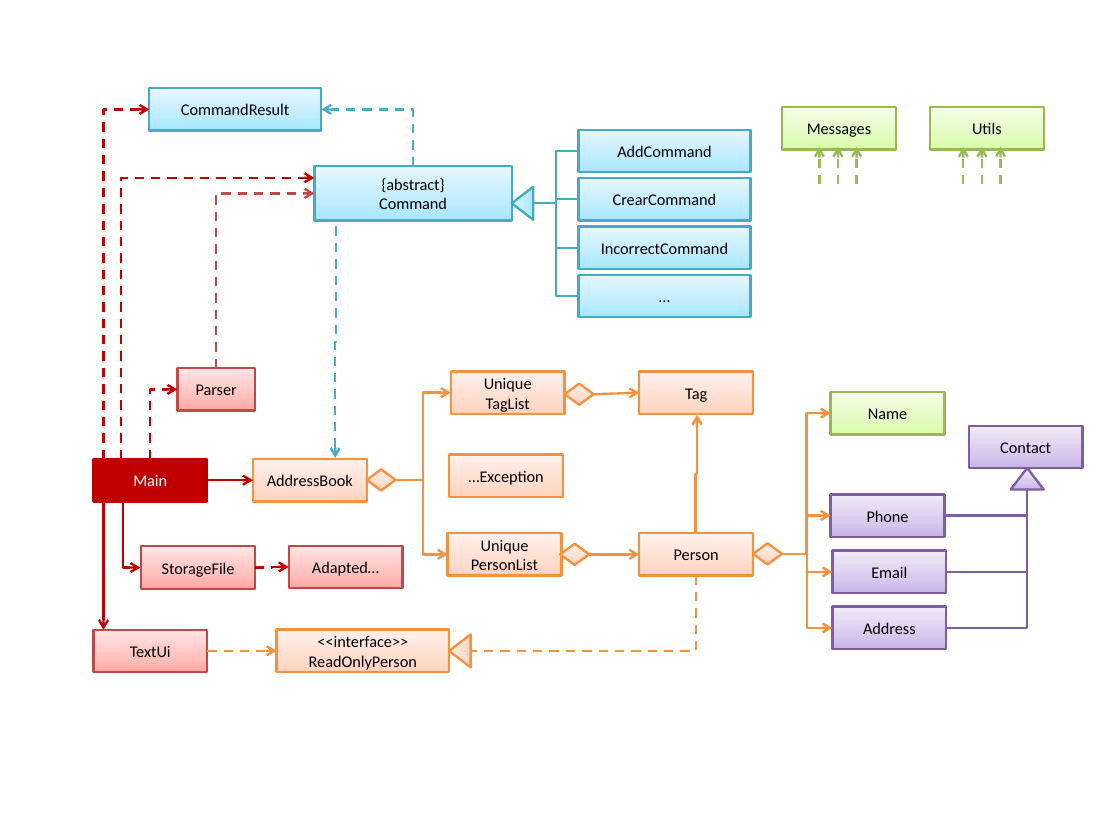
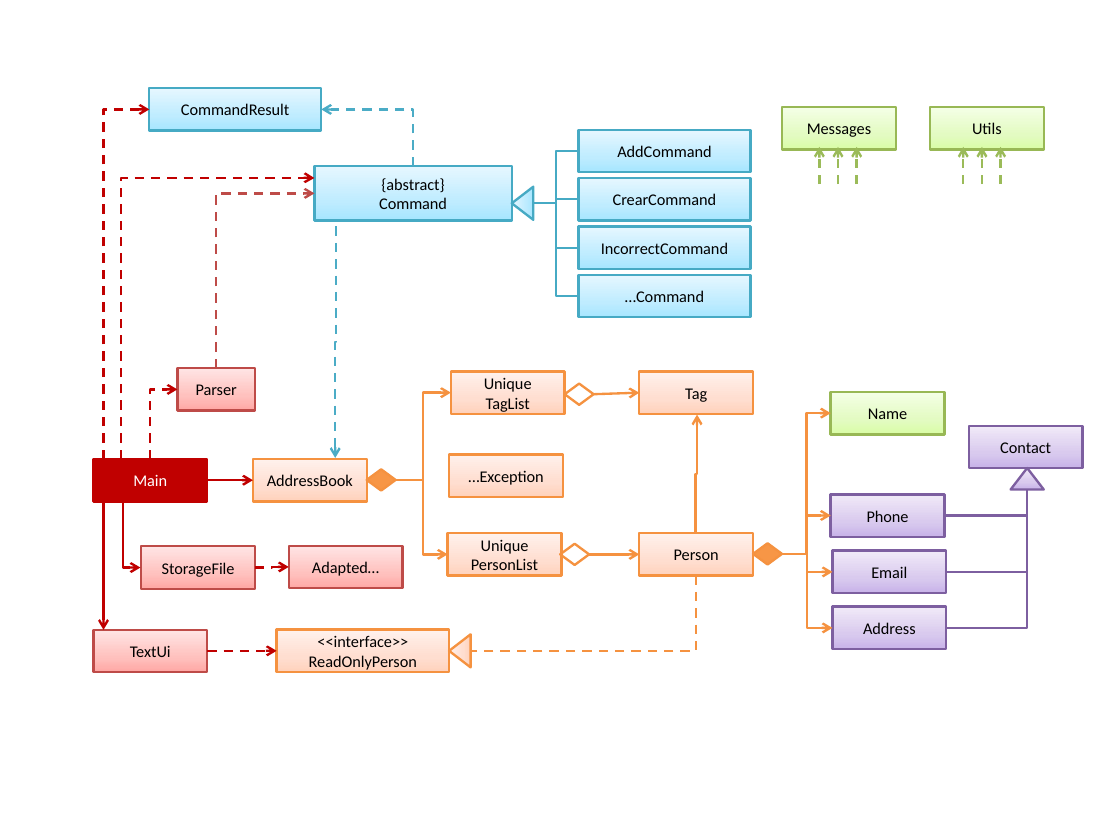
Before and after one commit to se-edu/addressbook-level2, a slide deck: slide 2 of doc/Diagrams.pptx. Drawn at 1120x840 pixels with LibreOffice and Linux fonts; fonts in the diff are those of the drawing. Boxes give left, top, right and bottom in pixels: in the first picture for what was removed or moved away, otherwise in the second. Text is boxed around its words. In the diff, an @@ line names an element or a change of style, - is before the commit and + after.

```diff
--- a/doc/Diagrams.pptx
+++ b/doc/Diagrams.pptx
@@ text in rectangle at [625,290,704,302]: text changed @@
-…
+…Command
@@ diamond at [564,384,594,405]: fill gradient #FFD2BD to #FFDED0 to #FFF2ED to none @@
@@ diamond at [366,469,395,491]: fill gradient #FFD2BD to #FFDED0 to #FFF2ED to #F79646 @@
@@ diamond at [560,543,589,564]: fill gradient #FFD2BD to #FFDED0 to #FFF2ED to none @@
@@ diamond at [753,543,782,564]: fill gradient #FFD2BD to #FFDED0 to #FFF2ED to #F79646 @@
@@ elbow arrow (207, 651) - (277, 651): stroke #F69240 1.5 pt dashed to #C00000 1.5 pt dashed @@
```
Also in this commit, not shown: 1 other slide changed, 2 other files.
